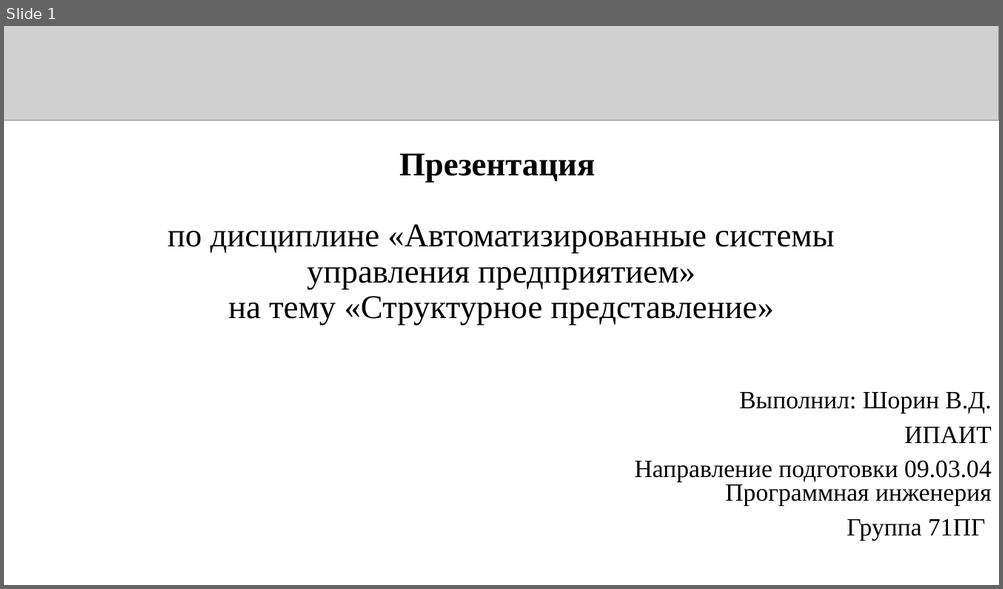
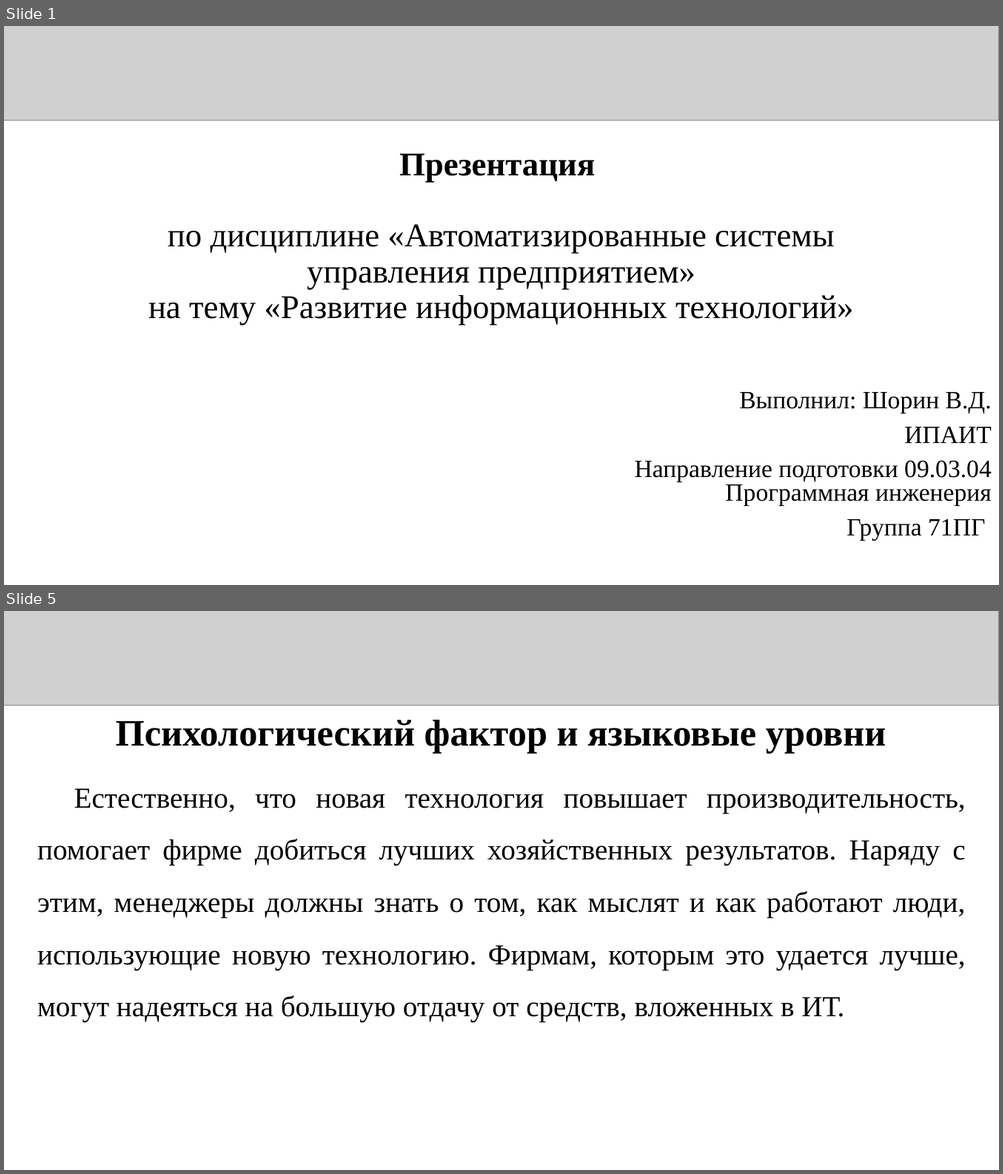
Before and after one commit to Kniger33/Institute, a slide deck: 4 cource/2 sem/АСУП/Лабы/АСУП_Презентация_6_71ПГ_Шорин.pptx. Shown one above the other, each under a label of ours: slide 1 before the commit, slides 1 and 5 after it; the slides between them are not shown. The pictures are 1003x589 and 1003x1174 pixels, drawn with LibreOffice and Linux fonts; fonts in the diff are those of the drawing; grey boxes stand for pictures. Boxes give left, top, right and bottom in pixels: in the first picture for what was removed or moved away, otherwise in the second. Text is boxed around its words. In the diff, an @@ line names an element or a change of style, - is before the commit and + after.

```diff
--- a/4 cource/2 sem/АСУП/Лабы/АСУП_Презентация_6_71ПГ_Шорин.pptx
+++ b/4 cource/2 sem/АСУП/Лабы/АСУП_Презентация_6_71ПГ_Шорин.pptx
@@ slide 5 added at box(4, 611, 999, 1170), background #FFFFFF @@
@@ picture added at box(4, 611, 999, 705) @@
@@ text added at box(116, 720, 885, 754), 36 pt, text #000000, bold @@
+Психологический фактор и языковые уровни
@@ text added at box(37, 789, 965, 1022), 28 pt, text #000000 @@
+Естественно, что новая технология повышает производительность, помогает фирме добиться лучших хозяйственных результатов. Наряду с этим, менеджеры должны знать о том, как мыслят и как работают люди, использующие новую технологию. Фирмам, которым это удается лучше, могут надеяться на большую отдачу от средств, вложенных в ИТ.
@@ slide 1 changed as well @@
@@ title at box(148, 224, 854, 326): text changed @@
-Презентация
-по дисциплине «Автоматизированные системы управления предприятием»
-на тему «Структурное представление»
+Презентация
+по дисциплине «Автоматизированные системы управления предприятием»
+на тему «Развитие информационных технологий»
```
Also in this commit, not shown: 1 other slide changed, 17 other slides added, 22 other files.
